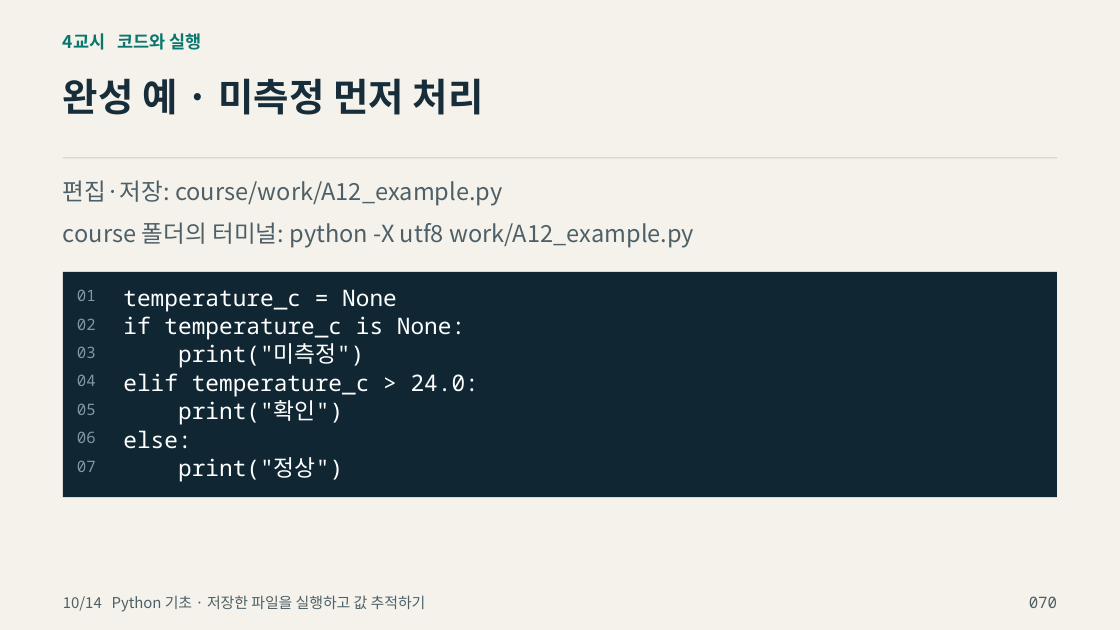
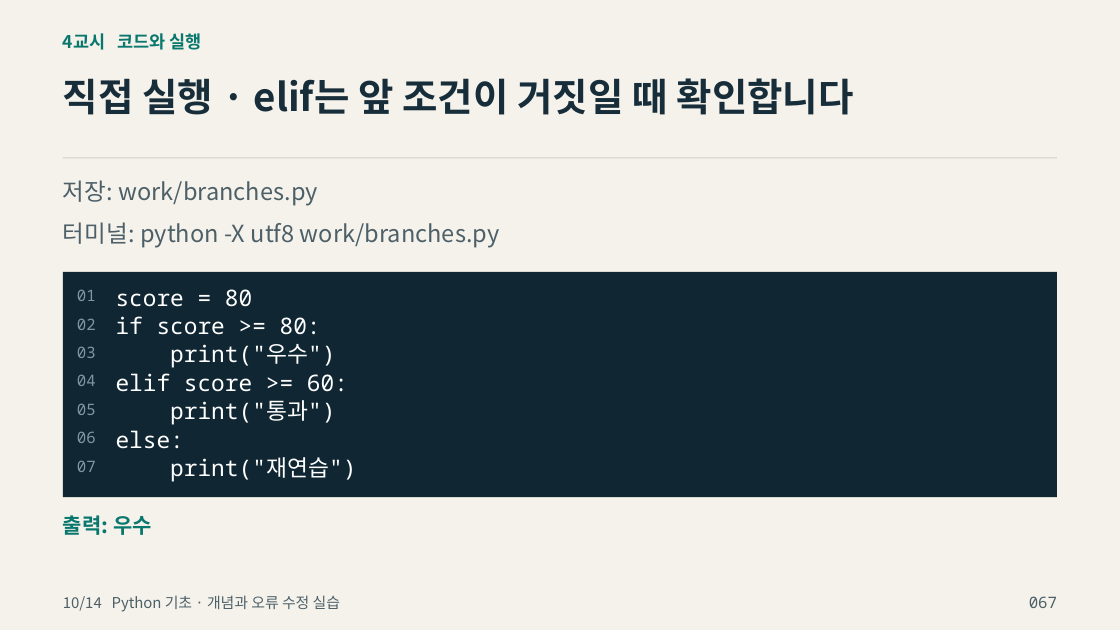
Before and after one commit to zeusk302-png/kdigital-physical-ai, a slide deck: slide 67 of downloads/2026-10-14/readable-slides.pptx (slide 70 before the commit). Drawn at 1120x630 pixels with LibreOffice and Linux fonts; fonts in the diff are those of the drawing; background and template pictures are left out. Boxes give left, top, right and bottom in pixels: in the first picture for what was removed or moved away, otherwise in the second. Text is boxed around its words. In the diff, an @@ line names an element or a change of style, - is before the commit and + after.

Commit message:
Expand beginner Python concepts and synchronize teaching deck

```diff
--- a/downloads/2026-10-14/readable-slides.pptx
+++ b/downloads/2026-10-14/readable-slides.pptx
@@ text at (63,78,854,115): text changed @@
-완성 예 · 미측정 먼저 처리
+직접 실행 · elif는 앞 조건이 거짓일 때 확인합니다
@@ text at (63,180,318,206): text changed @@
-편집·저장: course/work/A12_example.py
+저장: work/branches.py
@@ text at (63,222,500,248): text changed @@
-course 폴더의 터미널: python -X utf8 work/A12_example.py
+터미널: python -X utf8 work/branches.py
@@ text at (116,289,252,307): text changed @@
-temperature_c = None
+score = 80
@@ text at (116,316,321,335): text changed @@
-if temperature_c is None:
+if score >= 80:
@@ text at (170,344,335,368): text changed @@
-print("미측정")
+print("우수")
@@ text at (116,373,348,392): text changed @@
-elif temperature_c > 24.0:
+elif score >= 60:
@@ text at (170,400,335,425): text changed @@
-print("확인")
+print("통과")
@@ text "else:": place and size @@
-text "else:" at (123,430,191,449)
+text "else:" at (116,430,184,449)
@@ text at (170,457,356,482): text changed @@
-print("정상")
+print("재연습")
@@ text added at (63,515,152,535), 18 pt, text #08776D, bold @@
+출력: 우수
@@ text at (63,595,340,612): text changed @@
-10/14 Python 기초 · 저장한 파일을 실행하고 값 추적하기
+10/14 Python 기초 · 개념과 오류 수정 실습
@@ text at (1029,596,1057,608): text changed @@
-070
+067
```
Also in this commit, not shown: 76 other slides changed, 46 slides added, 40 slides removed, 18 other files.
